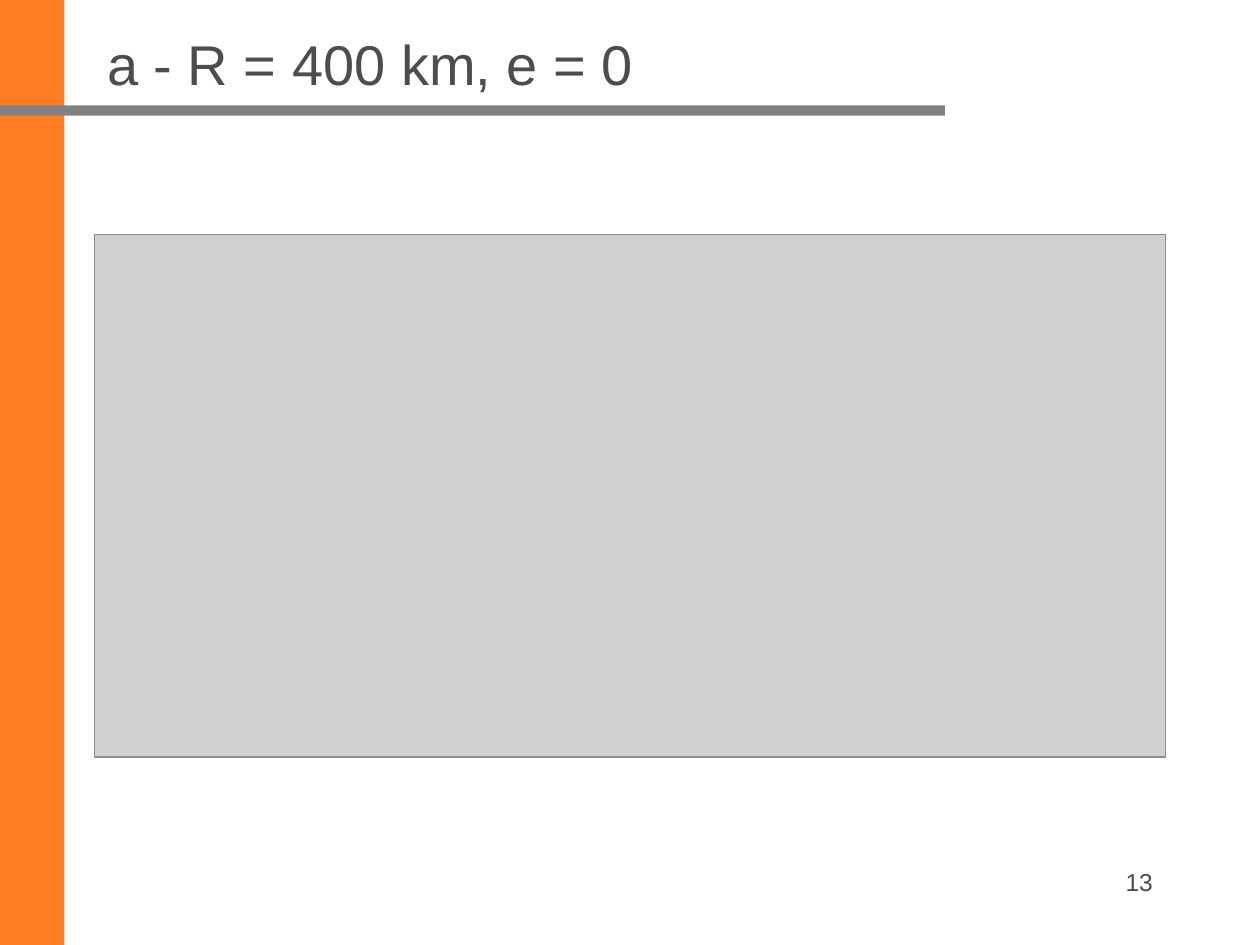
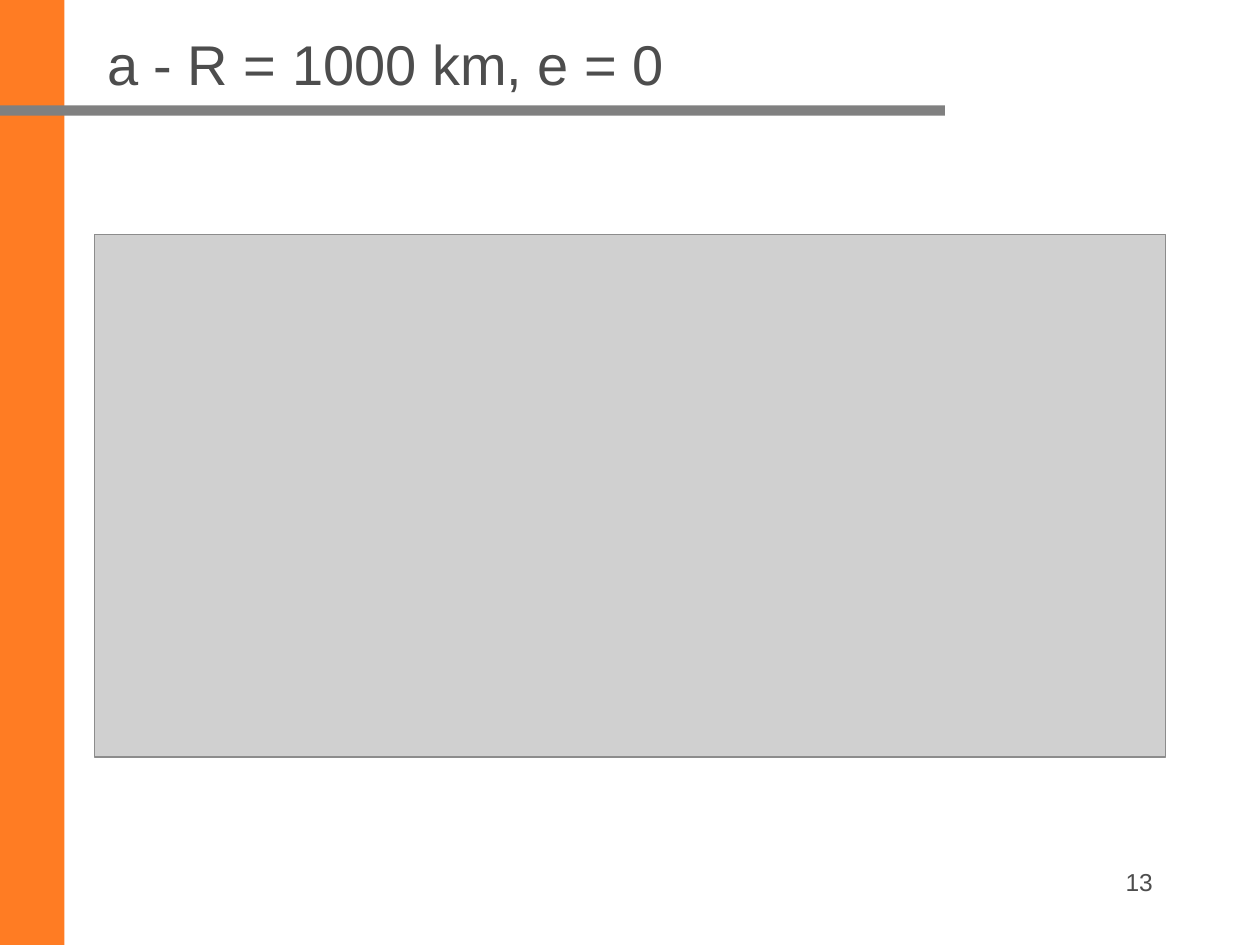
Before and after one commit to ziqing97/Seminar-Aktuelle-Geodaetische-Satelliten-missionen, a slide deck: slide 13 of Project_Space_Debris/Ordner_Yu/Folien/20230201/20230201_Liu_Yu.pptx. Drawn at 1260x945 pixels with LibreOffice and Linux fonts; fonts in the diff are those of the drawing; grey boxes stand for pictures; background and template pictures are left out. Boxes give left, top, right and bottom in pixels: in the first picture for what was removed or moved away, otherwise in the second. Text is boxed around its words. In the diff, an @@ line names an element or a change of style, - is before the commit and + after.

```diff
--- a/Project_Space_Debris/Ordner_Yu/Folien/20230201/20230201_Liu_Yu.pptx
+++ b/Project_Space_Debris/Ordner_Yu/Folien/20230201/20230201_Liu_Yu.pptx
@@ title at [107,44,664,92]: text changed @@
-a - R = 400 km, e = 0
+a - R = 1000 km, e = 0
```
Also in this commit, not shown: 2 other slides changed.
